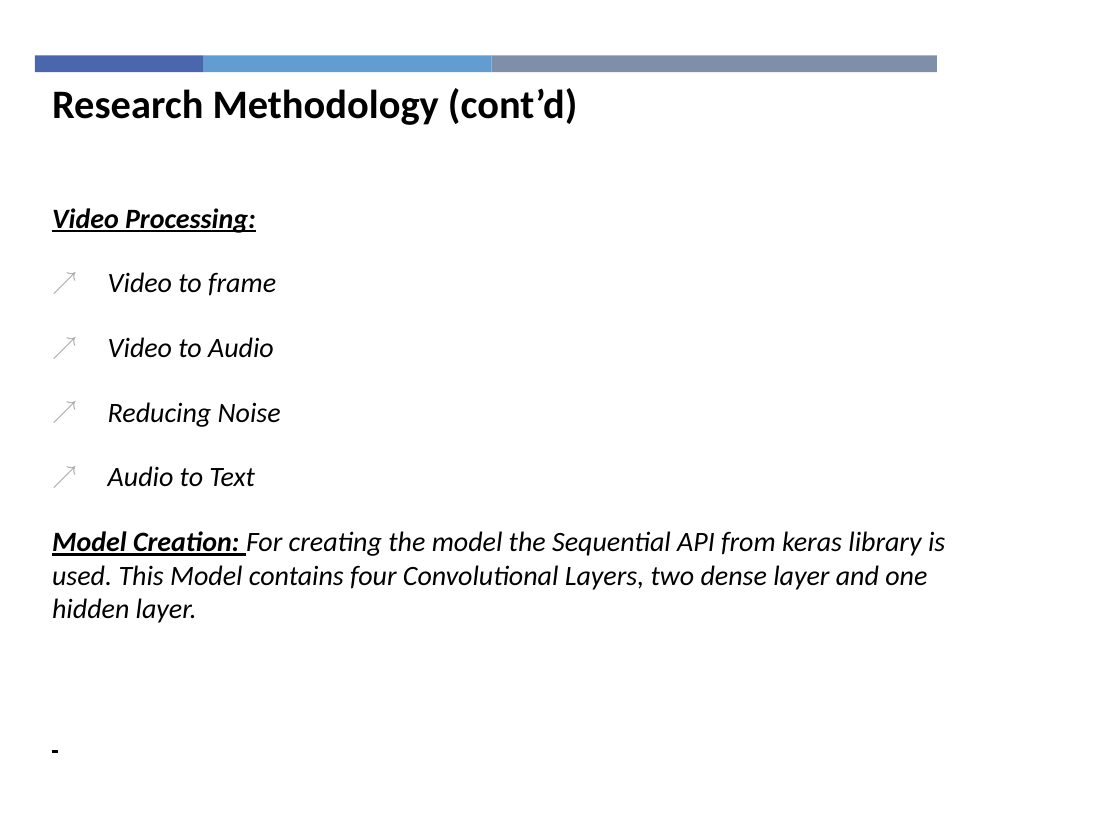
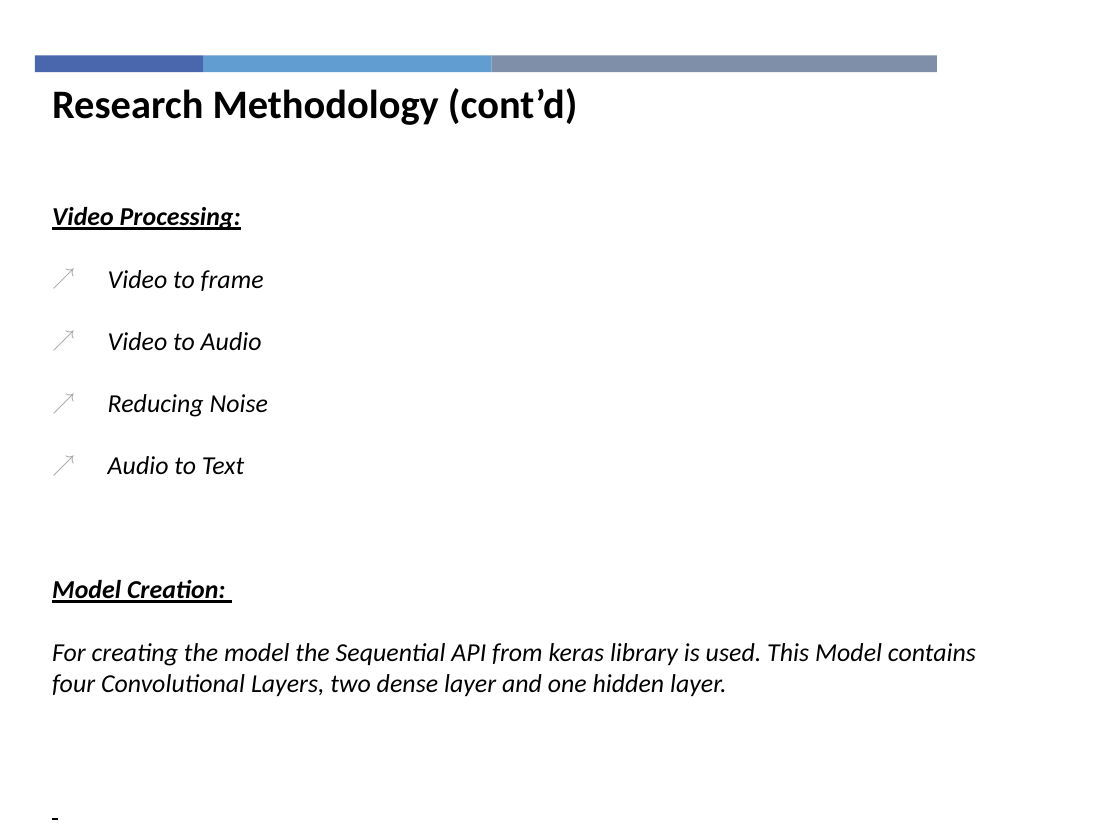
Before and after one commit to Tuurash/SentimentRecognition, a slide deck: slide 10 of Book/Thesis_Presentation.pptx. Drawn at 1120x840 pixels with LibreOffice and Linux fonts; fonts in the diff are those of the drawing; background and template pictures are left out. Boxes give left, top, right and bottom in pixels: in the first picture for what was removed or moved away, otherwise in the second. Text is boxed around its words. In the diff, an @@ line names an element or a change of style, - is before the commit and + after.

Commit message:
ppt update

```diff
--- a/Book/Thesis_Presentation.pptx
+++ b/Book/Thesis_Presentation.pptx
@@ text at <box>52,207,268,474</box>: size 18 to 16.6 pt in "Video Processing:", "Video to frame", "Video to Audio", "Reducing Noise" and 1 more places @@
@@ text at <box>52,580,976,696</box>: text changed; size 18 to 16.6 pt @@
-Model Creation: For creating the model the Sequential API from keras library is used. This Model contains four Convolutional Layers, two dense layer and one hidden layer.
+Model Creation:
+For creating the model the Sequential API from keras library is used. This Model contains four Convolutional Layers, two dense layer and one hidden layer.
```
Also in this commit, not shown: 4 other slides changed.
